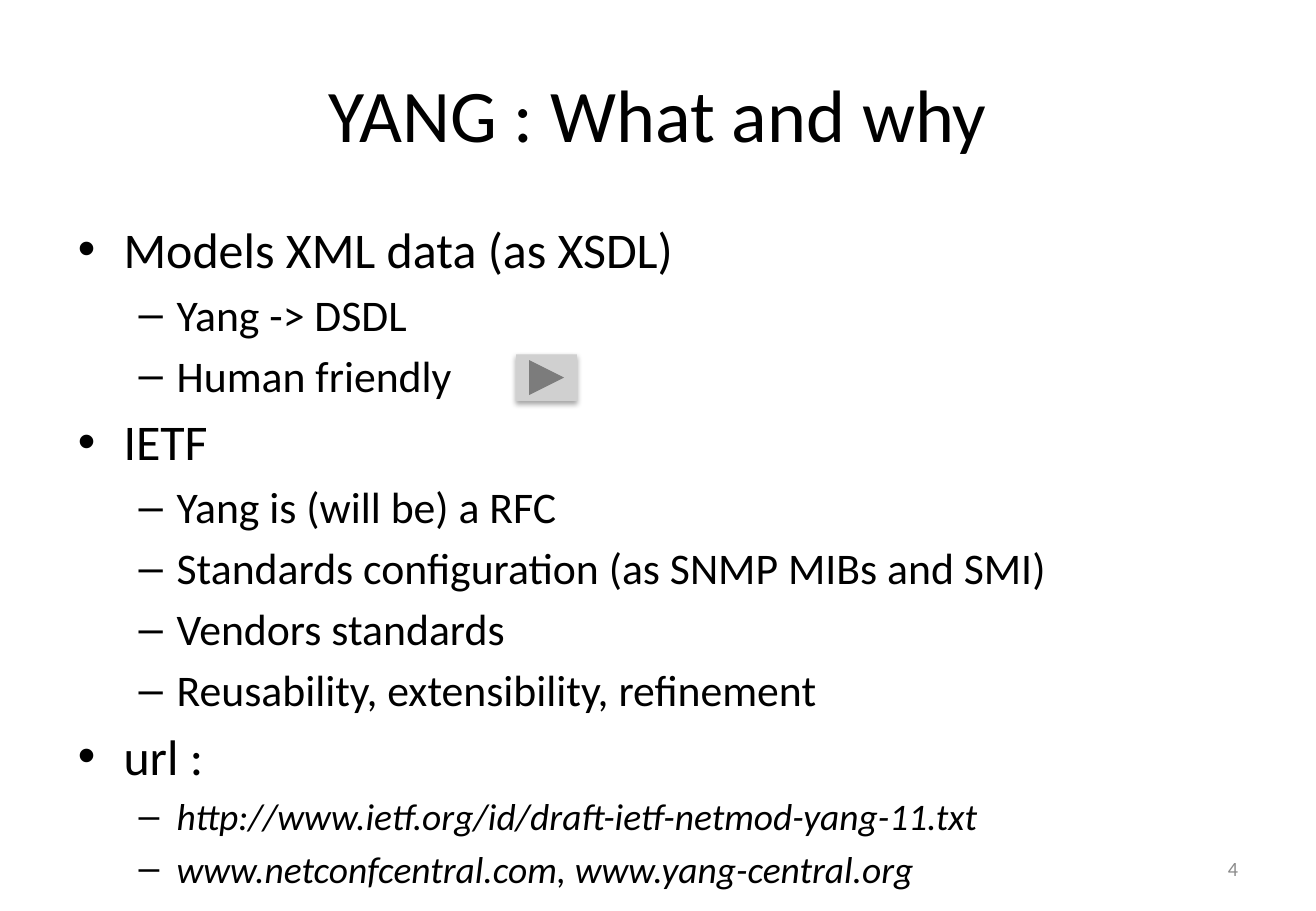
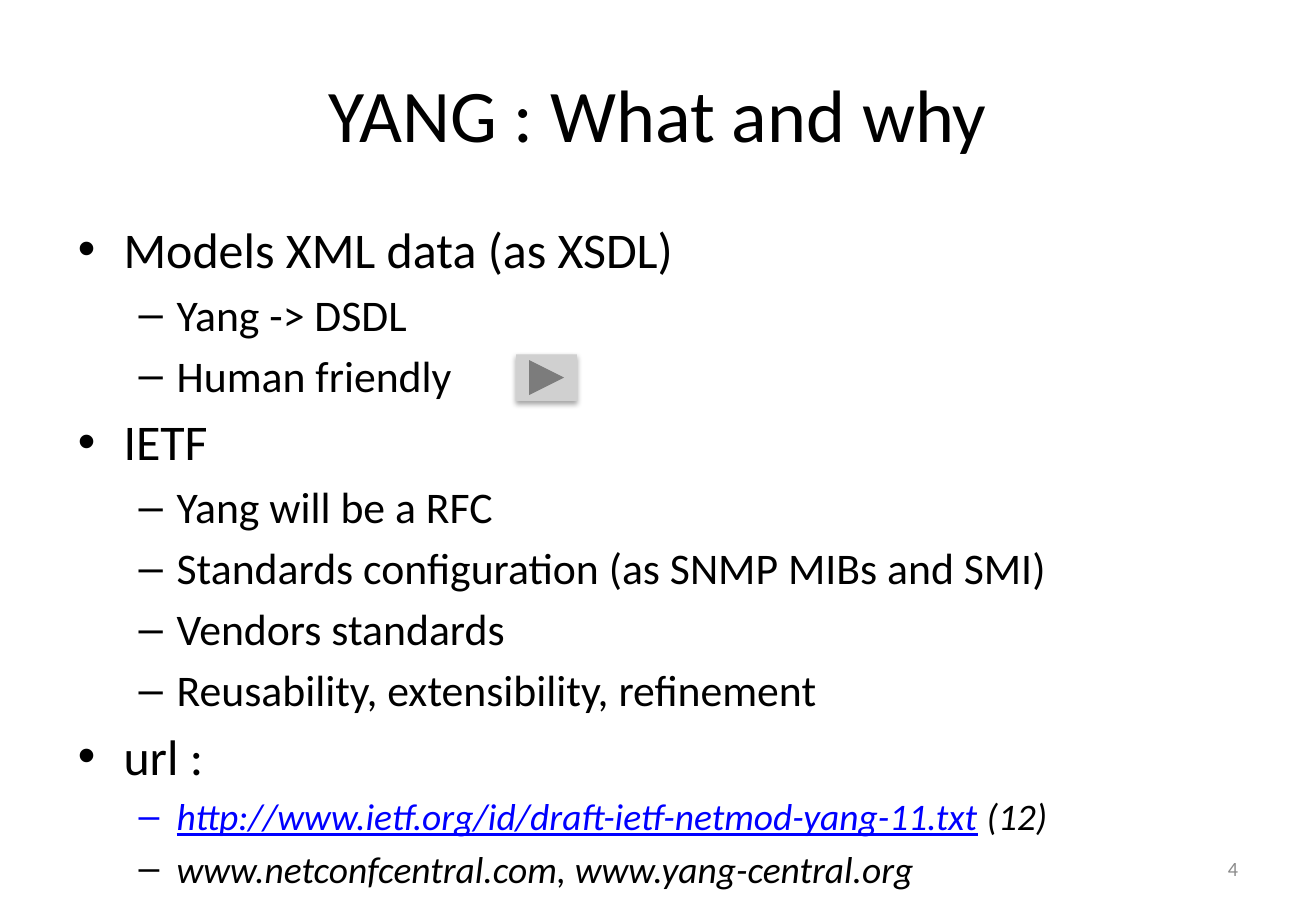
Before and after one commit to AaronNGray/jYang, a slide deck: slide 4 of yang-manager/reports/NOMS-2010.pptx. Drawn at 1316x911 pixels with LibreOffice and Linux fonts; fonts in the diff are those of the drawing; grey boxes stand for pictures. Boxes give left, top, right and bottom in pixels: in the first picture for what was removed or moved away, otherwise in the second. Text is boxed around its words. In the diff, an @@ line names an element or a change of style, - is before the commit and + after.

```diff
--- a/yang-manager/reports/NOMS-2010.pptx
+++ b/yang-manager/reports/NOMS-2010.pptx
@@ text at [177, 492, 493, 531]: text changed @@
-  – Yang is (will be) a RFC
+  – Yang will be a RFC
@@ text at [177, 803, 1048, 837]: text changed; text colour #000000 to #0000FF @@
-  – http://www.ietf.org/id/draft-ietf-netmod-yang-11.txt
+  – http://www.ietf.org/id/draft-ietf-netmod-yang-11.txt (12)
```
Also in this commit, not shown: 5 other slides changed.
